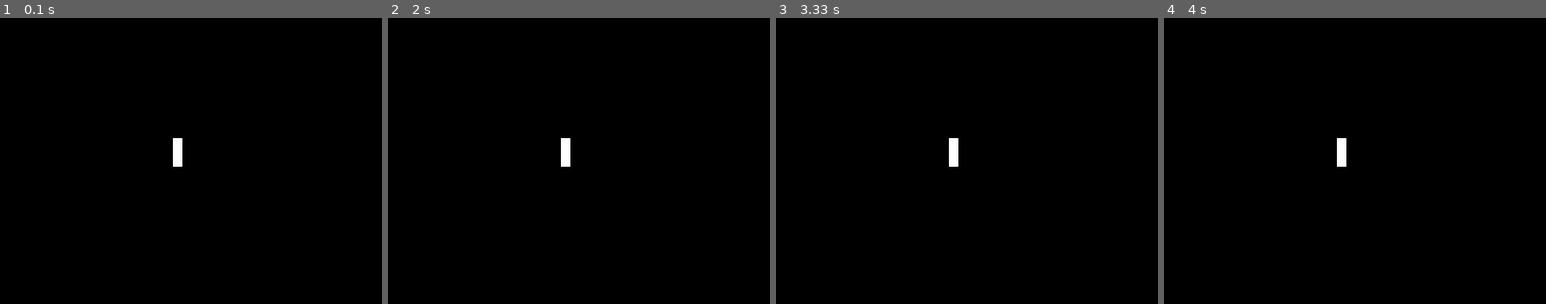
Above: before the commit, frames 1-4 (left to right).
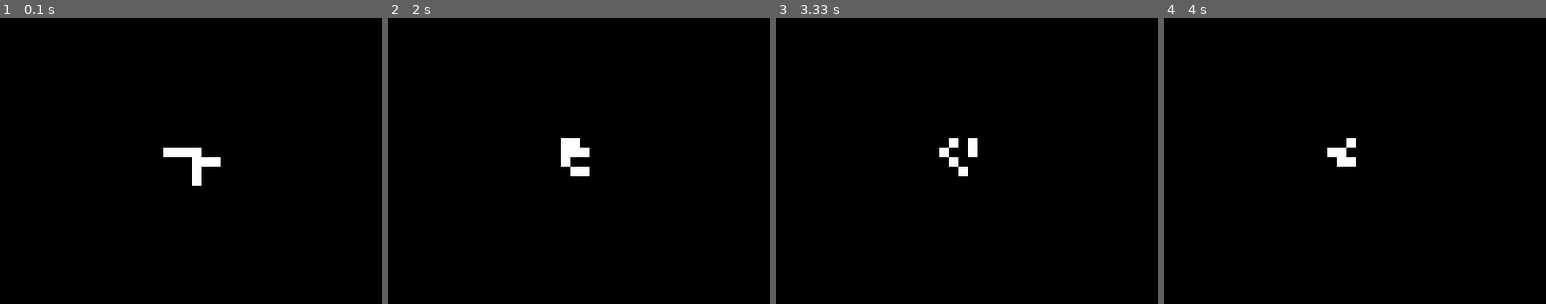
Above: after the commit, the same moments.

Repository: Egal432/game_of_life
Game: pygame game, started from src/gol/main.py
Two runs of this game, one before a commit and one after it. Both use one fixed random seed, a clock stepped at 60 frames per second and the inputs below.
Inputs:
- Up to frame 1 (0.1 s): no input
- Up to frame 2 (2 s): tap Space at 0.33 s; hold N from 1.67 s (still down)
- Up to frame 3 (3.33 s): release N at 2.13 s; hold N 2.17-2.63 s
- Up to frame 4 (4 s): tap N at 3.67 s
The pictures show only the part of the screen within x 27-77%, y 27-77%; the shares and areas given below are measured in that part.

The runs differ from the first frame. In frame 1, 0.8% of the frame differs, in the area x 42-58%, y 42-59%; in frame 2, 0.4%; in frame 3, 0.4%; in frame 4, 0.3%.

Commit message:
decoupled fps from step advance with n

Diff:
--- a/src/gol/config.py
+++ b/src/gol/config.py
@@ -1,5 +1,6 @@
 CELL_SIZE = 10
-FPS = 2
+FPS = 60
+STEP_INTERVAL = 1
 
 ALIVE_COLOR = (255, 255, 255)
 DEAD_COLOR = (0, 0, 0)
--- a/src/gol/main.py
+++ b/src/gol/main.py
@@ -7,7 +7,12 @@
     game.toggle(39, 30)
     game.toggle(40, 30)
     game.toggle(41, 30)
-
+    game.toggle(42, 30)
+    game.toggle(42, 32)
+    game.toggle(42, 31)
+    game.toggle(42, 33)
+    game.toggle(43, 31)
+    game.toggle(44, 31)
     run(game)
 
 
--- a/src/gol/ui/pygame_ui.py
+++ b/src/gol/ui/pygame_ui.py
@@ -1,6 +1,6 @@
 import pygame
 
-from gol.config import ALIVE_COLOR, CELL_SIZE, DEAD_COLOR, FPS
+from gol.config import ALIVE_COLOR, CELL_SIZE, DEAD_COLOR, FPS, STEP_INTERVAL
 
 
 def run(game):
@@ -13,21 +13,42 @@
     pygame.display.set_caption("Game of Life")
 
     clock = pygame.time.Clock()
+
+    paused = False
+    pending_steps = 0
+    sim_time_acc = 0.0
+
     running = True
-    paused = False
 
     while running:
-        # --- Event handling (quit only)
+        # --- Events
         for event in pygame.event.get():
+            # closing window
             if event.type == pygame.QUIT:
                 running = False
-
+            # Spacebar = Pause
             elif event.type == pygame.KEYDOWN:
                 if event.key == pygame.K_SPACE:
                     paused = not paused
+                # n press = 1 step
+                elif event.key == pygame.K_n and paused:
+                    pending_steps += 1
+
+        dt = clock.tick(FPS) / 1000.0
+
+        while pending_steps > 0:
+            game.step()
+            pending_steps -= 1
 
         if not paused:
-            game.step()
+            sim_time_acc += dt
+            while sim_time_acc >= STEP_INTERVAL:
+                game.step()
+                sim_time_acc -= STEP_INTERVAL
+        else:
+            for _ in range(pending_steps):
+                game.step()
+            pending_steps = 0
 
         # --- Draw
         screen.fill(DEAD_COLOR)
